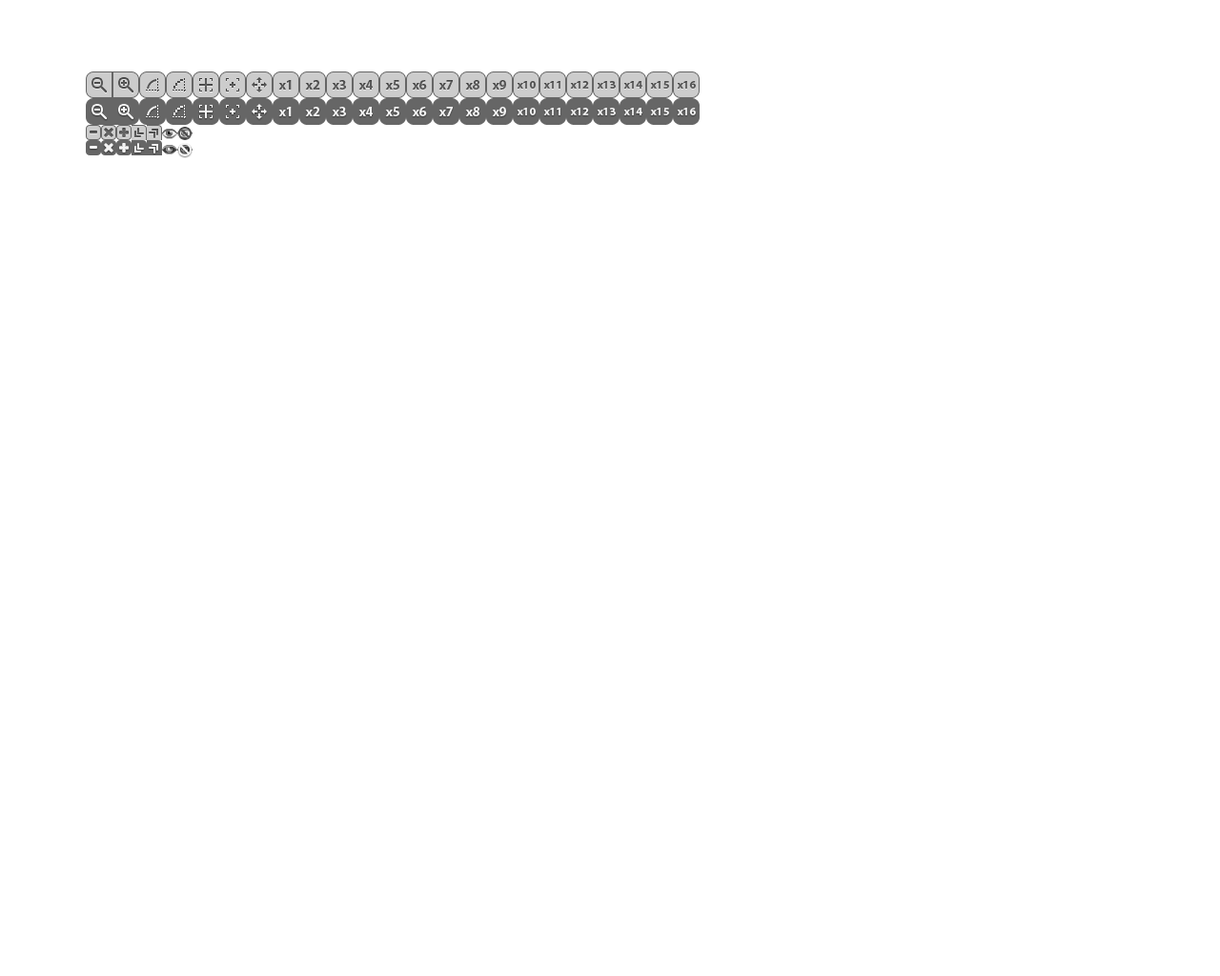
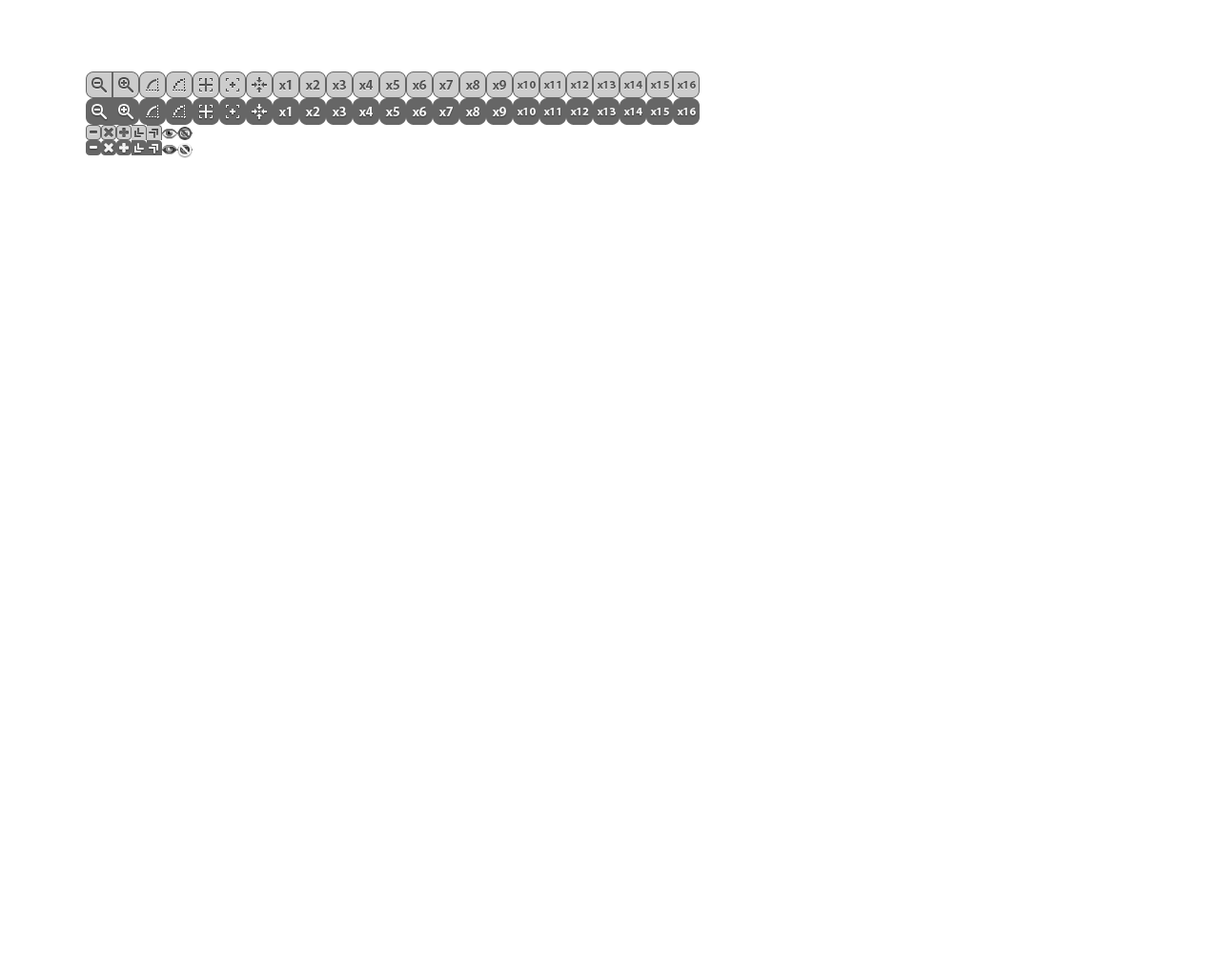
Layer changes from the first 1220 x 976 image to the second:
painted on "矩形 1 拷贝 2" over [251,77,267,93]
painted on "图层 4 拷贝" (2nd of 2, in "btn hover") over [251,103,267,120]
